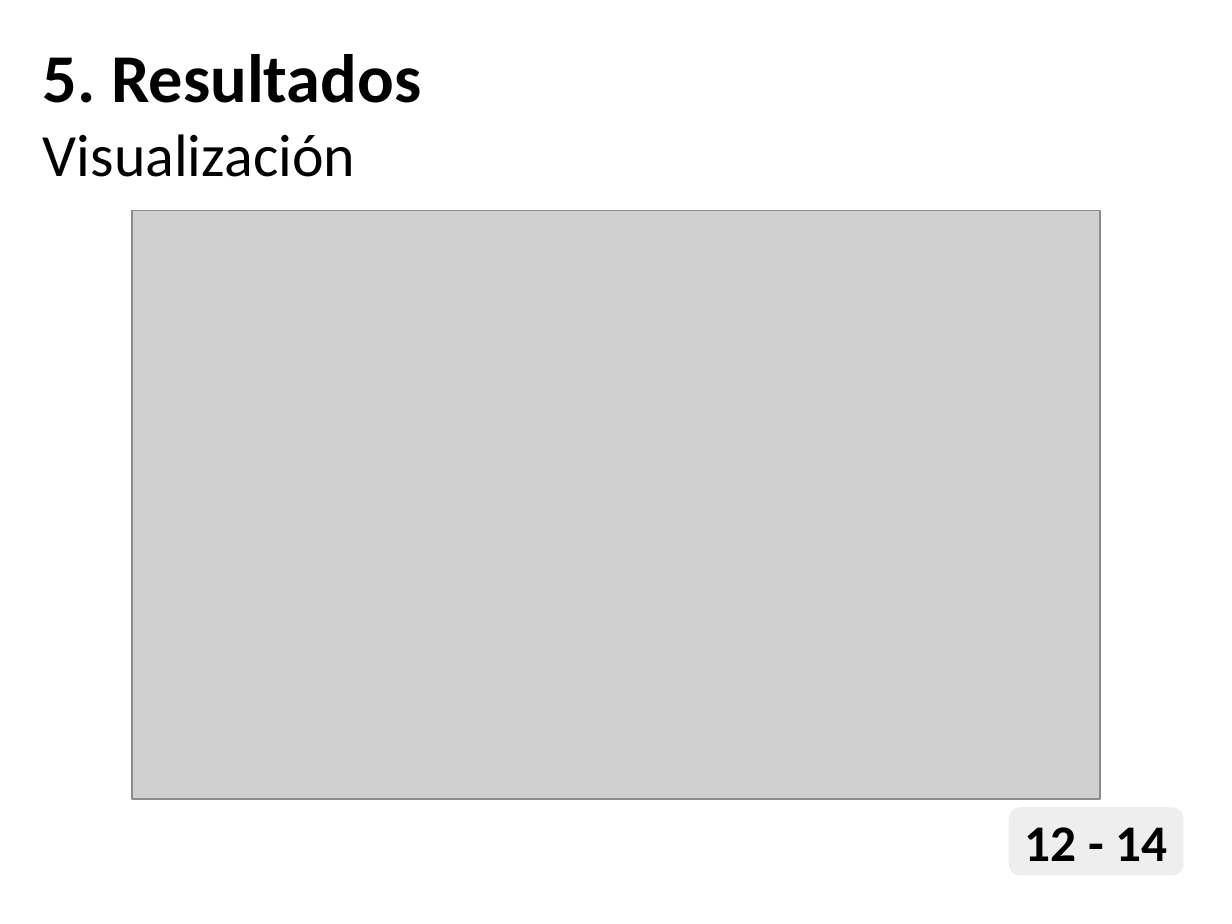
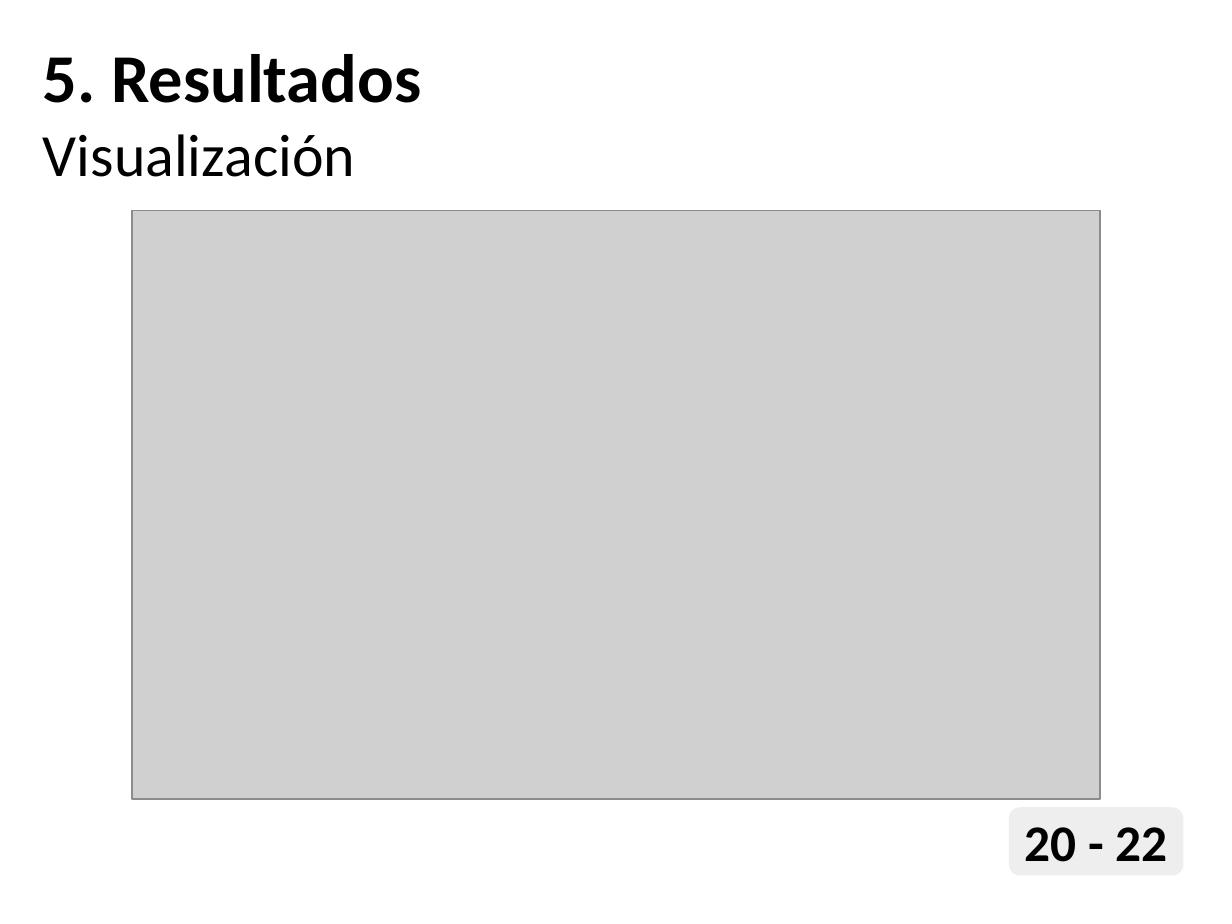
Before and after one commit to joszamama/linux-distros-analysis, a slide deck: slide 27 of docs/DAS - Presentación.pptx (slide 22 before the commit). Drawn at 1232x924 pixels with LibreOffice and Linux fonts; fonts in the diff are those of the drawing; grey boxes stand for pictures. Boxes give left, top, right and bottom in pixels: in the first picture for what was removed or moved away, otherwise in the second. Text is boxed around its words. In the diff, an @@ line names an element or a change of style, - is before the commit and + after.

```diff
--- a/docs/DAS - Presentación.pptx
+++ b/docs/DAS - Presentación.pptx
@@ text in rounded rectangle at <box>1025,827,1167,862</box>: text changed @@
-12 - 14
+20 - 22
```
Also in this commit, not shown: 13 other slides changed, 8 slides added, 3 slides removed, 1 other file.
